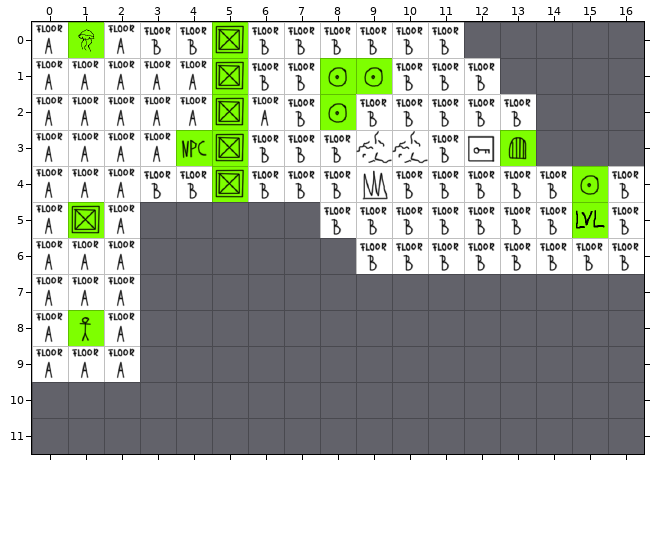
Two states of a Tiled map, assets/levels/Level1.tmx. That is the earlier state.
Cells are 64x64 px. Shown: x 0..16, y 0..11.
The same view after the edit:
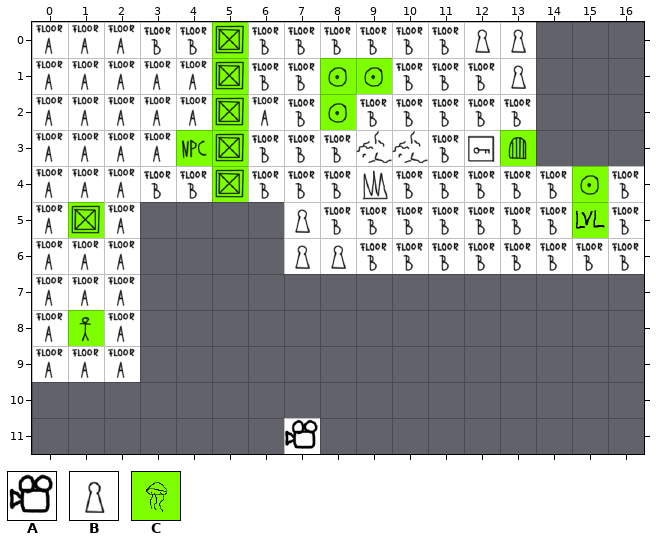
Key: from "Tileset": A 7, B 17, C 39.
_ is an empty cell.
Objects are placed by their top-left corner, in cells (3,4 is the top-left corner of cell 3,4); size is 1x1 cell unless given.
What changed:
Layer "Tile Layer 1":
y 0: x 12..13 __ -> BB
y 1: x 13 _ -> B
y 5: x 7 _ -> B
y 6: x 7..8 __ -> BB
Layer "Tile Layer 2":
y 0: x 1 C -> _
Layer "Object Layer 1":
added: A at 7,11
Boxes around the changes in both pictures, in picture pixels (x1, y1, x2, y2):
removed: (68, 22, 104, 58)
added: (464, 22, 536, 94)
added: (284, 202, 356, 274)
added: (284, 418, 320, 454)
